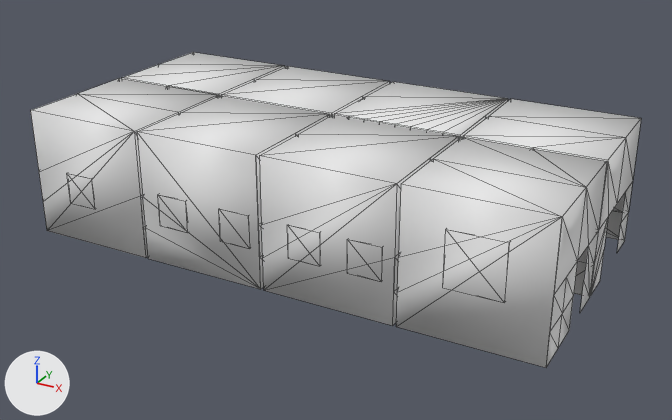
Before and after pictures for a commit that changed the OBJ model Computer Graphics Project/models/museumTri.obj.
One viewpoint serves both versions: a camera (50 mm lens) standing at (3.6, -12.74, 7.31) and looking at (-2.71, -1.27, 1.58). Arrows for +X, +Y and +Z are at lower left; the lights stay in place. Mesh edges are drawn as thin lines. Where no turn or scale is listed for an object, it has been applied to the vertices. Vertices at the same position are counted once.

The older version as bpy lines, for what is in view:
```python
me_museumtri = bpy.data.meshes.new('museumTri')
me_museumtri.from_pydata(...)  # 458 vertices, 673 faces; spans x -6.94..1.22, y -3.14..0.91, z 1.04..3.05
me_museumtri.materials.append(mat_material_0)  # white #e7e7e7
me_museumtri.materials.append(mat_material_1)  # white #e7e7e7
me_museumtri.materials.append(mat_material_2)  # white #e7e7e7
me_museumtri.materials.append(mat_material_3)  # white #e7e7e7
me_museumtri.materials.append(mat_material_4)  # white #e7e7e7
me_museumtri.materials.append(mat_material_5)  # white #e7e7e7
me_museumtri.materials.append(mat_material_6)  # white #e7e7e7
me_museumtri.materials.append(mat_material_7)  # white #e7e7e7
me_museumtri.materials.append(mat_material_8)  # white #e7e7e7
me_museumtri.materials.append(mat_material_9)  # white #e7e7e7
me_museumtri.materials.append(mat_material_10)  # white #e7e7e7
me_museumtri.materials.append(mat_material_12)  # white #e7e7e7
ob_museumtri = bpy.data.objects.new('museumTri', me_museumtri)
ob_museumtri.location = (0.0, 0.0, 0.0)
```
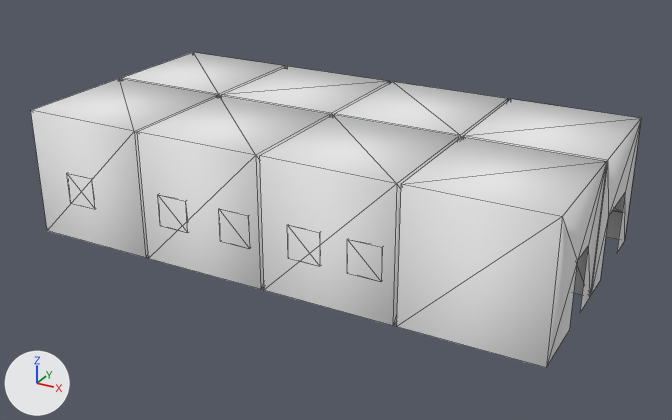
Edits to the bpy script that builds the scene:
```text
Change me_museumtri:
    remove me_museumtri.from_pydata(...)  # 458 vertices, 673 faces; spans x -6.94..1.22, y -3.14..0.91, z 1.04..3.05
    remove me_museumtri.materials.append(mat_material_0)  # white #e7e7e7
    remove me_museumtri.materials.append(mat_material_1)  # white #e7e7e7
    remove me_museumtri.materials.append(mat_material_2)  # white #e7e7e7
    remove me_museumtri.materials.append(mat_material_3)  # white #e7e7e7
    remove me_museumtri.materials.append(mat_material_4)  # white #e7e7e7
    remove me_museumtri.materials.append(mat_material_5)  # white #e7e7e7
    remove me_museumtri.materials.append(mat_material_6)  # white #e7e7e7
    remove me_museumtri.materials.append(mat_material_7)  # white #e7e7e7
    remove me_museumtri.materials.append(mat_material_8)  # white #e7e7e7
    remove me_museumtri.materials.append(mat_material_9)  # white #e7e7e7
    remove me_museumtri.materials.append(mat_material_10)  # white #e7e7e7
    remove me_museumtri.materials.append(mat_material_12)  # white #e7e7e7
    add me_museumtri.from_pydata(...)  # 228 vertices, 280 faces; spans x -6.94..1.22, y -3.14..0.91, z 1.04..3.05
    me_museumtri part 1: 64 vertices removed from x -6.94..-4.88, y -3.14..0.91, z 1.04..3.05
    add me_museumtri.materials.append(mat_material_0_002)  # white #e7e7e7
    add me_museumtri.materials.append(mat_material_1_002)  # white #e7e7e7
    add me_museumtri.materials.append(mat_material_2_002)  # white #e7e7e7
    add me_museumtri.materials.append(mat_material_3_002)  # white #e7e7e7
    add me_museumtri.materials.append(mat_material_4_002)  # white #e7e7e7
    add me_museumtri.materials.append(mat_material_6_002)  # white #e7e7e7
    add me_museumtri.materials.append(mat_material_7_002)  # white #e7e7e7
    add me_museumtri.materials.append(mat_material_8_002)  # white #e7e7e7
    add me_museumtri.materials.append(mat_material_9_002)  # white #e7e7e7
    add me_museumtri.materials.append(mat_material_10_002)  # white #e7e7e7
    add me_museumtri.materials.append(mat_material_12_002)  # white #e7e7e7
```

Location of each change, (x1, y1, x2, y2) in pixels of the pictures (672 x 420 px):
part 1 of me_museumtri, deleted: before (31, 52, 386, 289)
